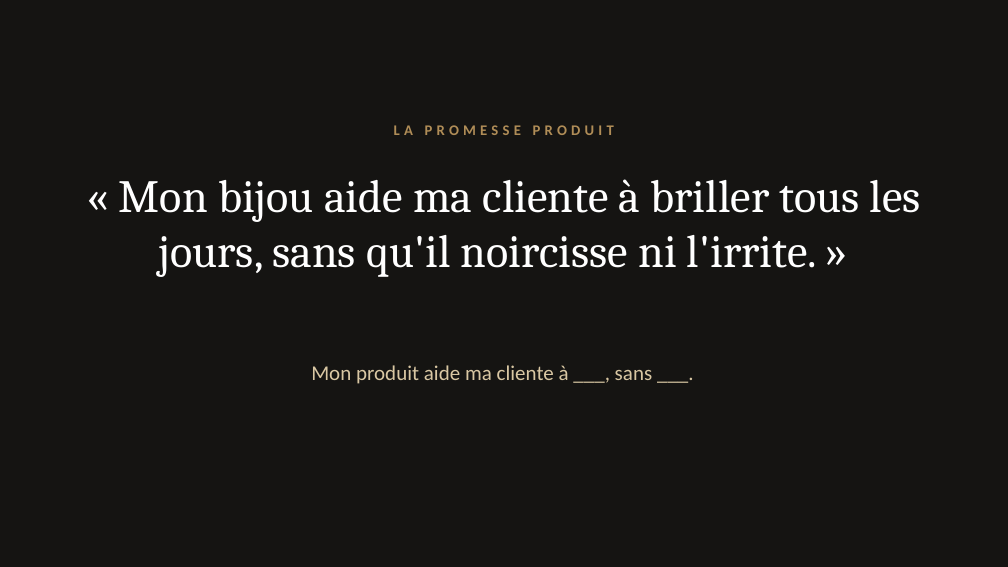
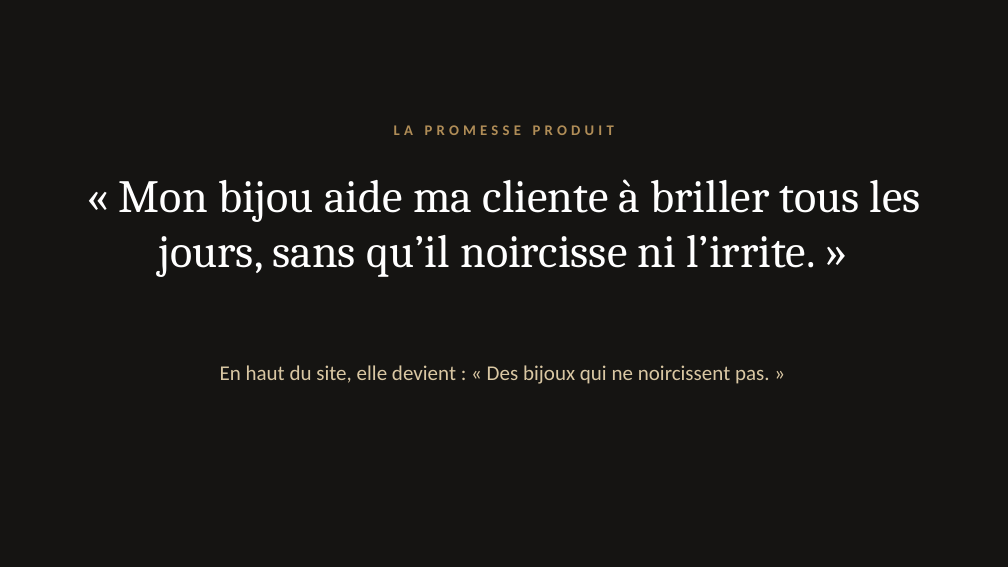
Before and after one commit to jgnrpgn9hd-cmd/Jimy, a slide deck: slide 4 of vaure/presentation/VAURE-presentation.pptx. Drawn at 1008x567 pixels with LibreOffice and Linux fonts; fonts in the diff are those of the drawing. Boxes give left, top, right and bottom in pixels: in the first picture for what was removed or moved away, otherwise in the second. Text is boxed around its words. In the diff, an @@ line names an element or a change of style, - is before the commit and + after.

```diff
--- a/vaure/presentation/VAURE-presentation.pptx
+++ b/vaure/presentation/VAURE-presentation.pptx
@@ title at box(119, 179, 921, 277): text changed @@
-« Mon bijou aide ma cliente à briller tous les jours, sans qu'il noircisse ni l'irrite. »
+« Mon bijou aide ma cliente à briller tous les jours, sans qu’il noircisse ni l’irrite. »
@@ text at box(220, 365, 770, 384): text changed @@
-Mon produit aide ma cliente à ___, sans ___.
+En haut du site, elle devient : « Des bijoux qui ne noircissent pas. »
```
Also in this commit, not shown: 9 other slides changed, 23 other files.
